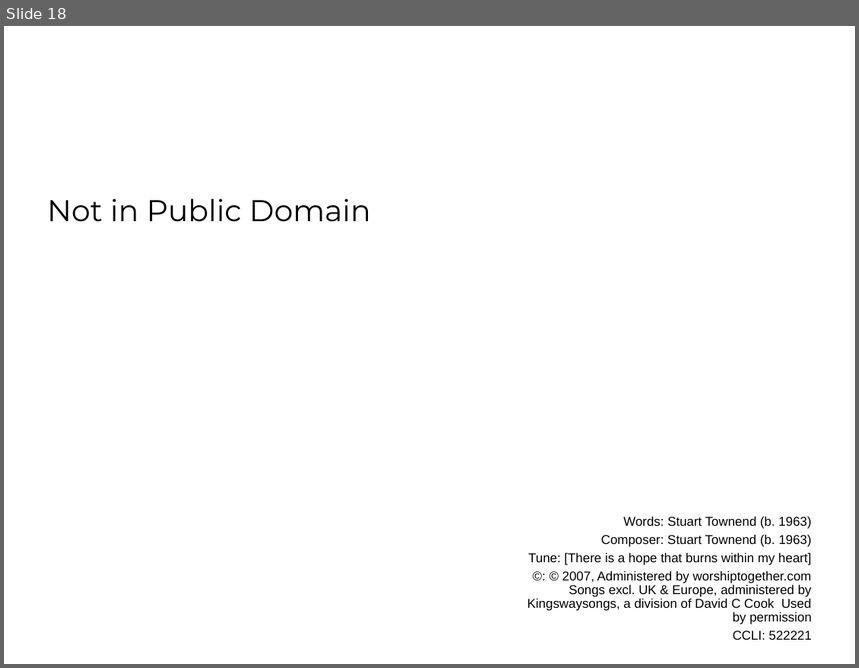
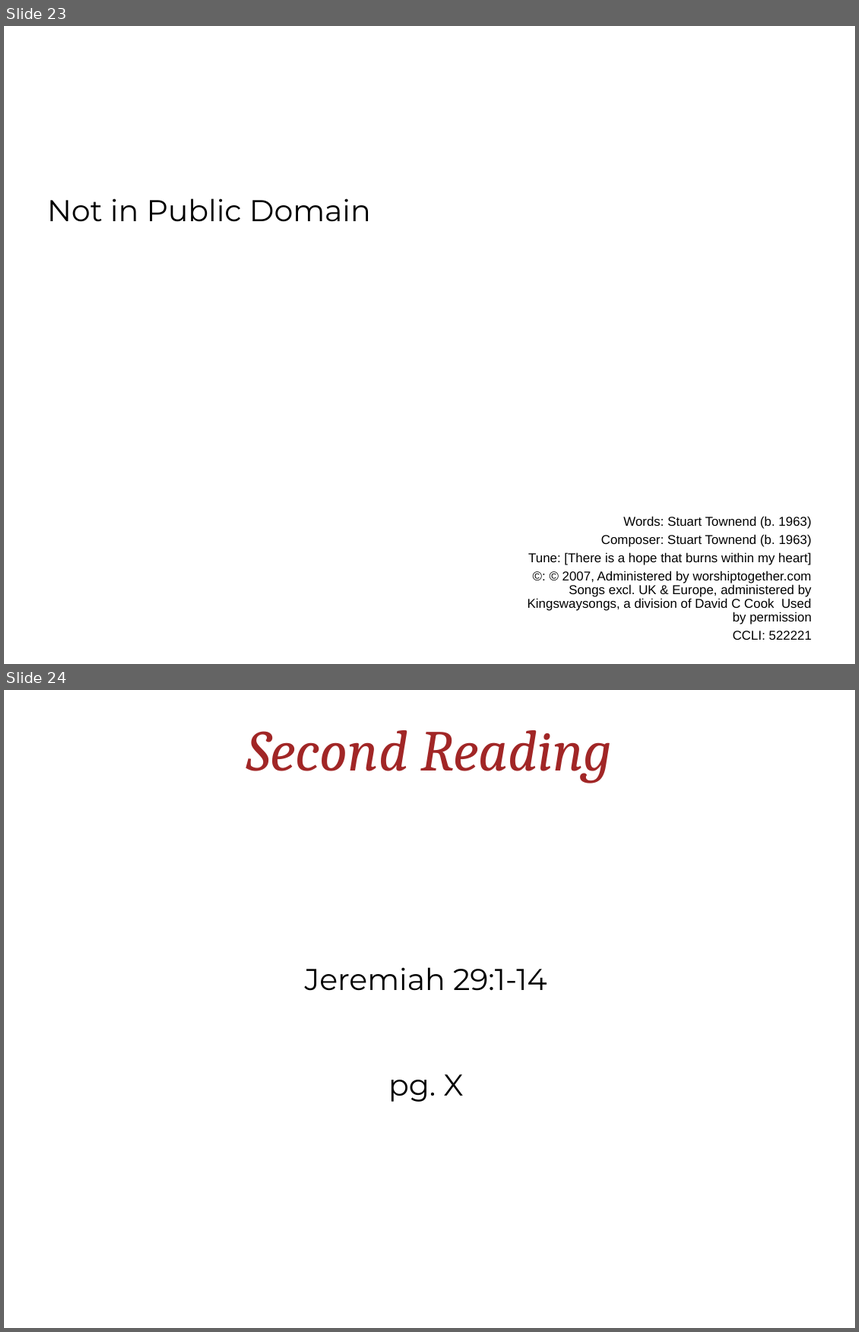
Before and after one commit to alastairherd/Church_Powerpoint_Maker, a slide deck: example_from_template.pptx. Shown one above the other, each under a label of ours: slide 18 before the commit, slides 23 and 24 after it. The pictures are 859x668 and 859x1332 pixels, drawn with LibreOffice and Linux fonts; fonts in the diff are those of the drawing; background and template pictures are left out. Boxes give left, top, right and bottom in pixels: in the first picture for what was removed or moved away, otherwise in the second. Text is boxed around its words. In the diff, an @@ line names an element or a change of style, - is before the commit and + after.

```diff
--- a/example_from_template.pptx
+++ b/example_from_template.pptx
@@ slide 24 added at [4,690,855,1328], background #FFFFFF @@
@@ title added at [246,730,613,783], 54 pt, text #A12626, italic @@
+Second Reading
@@ text added at [305,967,547,1102], 28 pt, text #000000 @@
+Jeremiah 29:1-14
+pg. X
@@ what was slide 18 is now slide 23 @@
```
Also in this commit, not shown: 9 slides changed, 13 other slides added, 2 slides removed, 8 other files.
